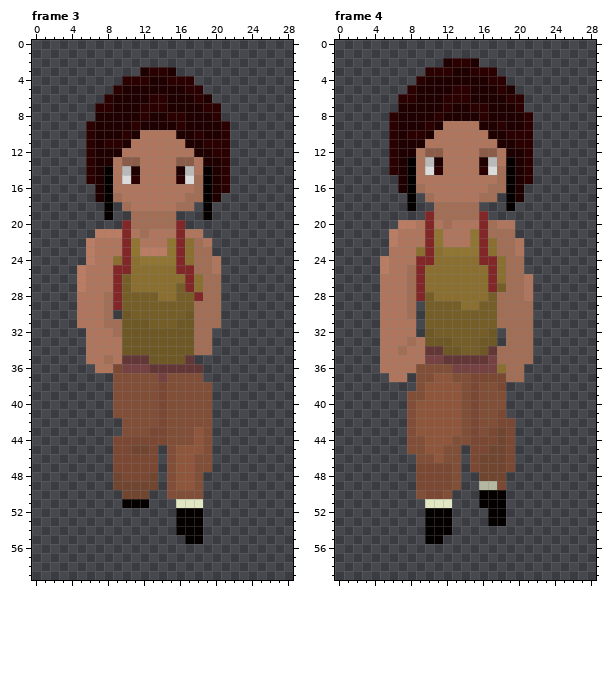
One commit to this pixel-art file: Source/Character Walking fixed.aseprite. The picture above was drawn from the file before the commit.
29x60 pixels, 48 frames. Colours within 5 levels of each other are drawn and written as one. Shown: frame 3, frame 4. The commit also changed other frames, which this record leaves out.
New version:
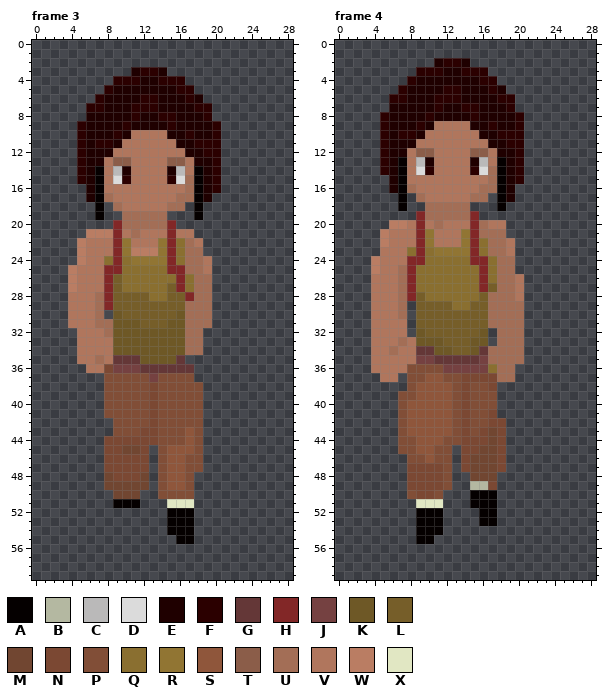
Palette (. is transparent): A #050000  B #b4b8a1  C #bab9b9  D #dbdbdb  E #1f0000  F #2b0000  G #643737  H #822727  J #754141  K #6e5826  L #765e29  M #714631  N #7b4833  P #814e37  Q #8a6f30  R #917533  S #8f563b  T #8b5d49  U #a36e56  V #b0765d  W #ba7d63  X #e1e7c3
Difference:
Changed rows in their new state; - is an unchanged pixel.
Frame 3:
first column x 4:
 3 -------EF-E.------
 4 -----F--E-F--.----
 5 ----FE------F-.---
 6 ---FE---F-E--FE.--
 7 --F-E--F--E---F-.-
 8 --E----FE-F-E--F.-
 9 -FE---FE---FE---F.
10 -FE--FEV---E-FE-F.
11 -FEF-EV-----E-F--.
12 -FE--V-------E-F-.
13 -FE-VT-V---T-VE-F.
14 -FEAVCEV---ECVAEF.
15 -FEAVDFV---FDUAEF.
16 --EAV--------UAEF.
17 --EAUV------U-AE.-
18 ---A.UV----U-.A.--
19 ---A.-U----.--A.--
20 -----HU----H.-----
21 --W--HVUV--HV-.---
22 -WV--HRV--RHQUV.--
23 -WV--HRW--RHQU-.--
24 -WV-QHQR---HQU-V.-
25 WV--H-Q----H-U-V.-
26 WV--HLQ-----HQU-.-
27 WV--HLQ----LHQU-.-
28 V--UHL---Q-L-HU-.-
29 V--UHL-------U--.-
30 V--U.KL-----KU--.-
31 V--U-K--L--K-U--.-
32 -V--UK-------U-.--
33 -V---K-------U-.--
34 -V---K-------U-.--
35 -V-UVG--K---G.----
36 --V-NJ--G-----.---
37 ----P----JP---.---
38 ----P----NP----.--
39 ----P----NP----.--
40 ----P----NP----.--
41 ----P----NP----.--
42 -----P---NP----.--
43 -----P--N-P--SP.--
44 ----N-----P--SP.--
45 ----N-M-N.PS--P.--
46 ----N----.PS-P-.--
47 ----N----.PS-P-.--
48 ----MN--M.PS-P.---
49 ----M----.PS-P.---
50 -----M--.-P---.---
51 -----A--.--X--.---
52 -----------A--.---
53 -----------A--.---
54 -----------A--.---
55 ------------A-.---
Frame 4:
first column x 4:
 2 -------EF-E.------
 3 -----F--E-F--.----
 4 ----FE------F-.---
 5 ---FE---F-E--FE.--
 6 --F-E--F--E---F-.-
 7 --E----FE-F-E--F.-
 8 -FE---FE---FE---F.
 9 -FE--FEV---E-FE-F.
10 -FEF-EV-----E-F--.
11 -FE--V-------E-F-.
12 -FE-VT-V---T-VE-F.
13 -FEAVCEV---ECVAEF.
14 -FEAVDFV---FDUAEF.
15 --EAV--------UAEF.
16 --EAUV------U-AE.-
17 ---A.UV----U-.AE.-
18 ---A.-U----.--A.--
19 -----HU----H.-----
20 --W-VHVUV--HUV-.--
21 -WV--HRV--RHU--.--
22 -WV--HRV--RHQU-V.-
23 -V--QHQR---HQU-V.-
24 WV--H-Q----H-QU-.-
25 WV-UHQ------HQU-.-
26 V--UHQ------HQU-V.
27 V--UHQ------HLU-V.
28 V--UHLQ-----LU--V.
29 V--U.L---Q-L-U---.
30 V--U.L-------U---.
31 V---.L-------U---.
32 V---.KL-----K.U--.
33 V--UVK--L--K-.U--.
34 V-UV-G-K-L-KGU---.
35 V----J-G----JU---.
36 V---P---J----QU-.-
37 -V-.P-S-P-N---U-.-
38 ----PS---PNP-N.---
39 ---P-S---PNP--.---
40 ---PS----PNP--.---
41 ---PS----PNP-N.---
42 ---PS----PNP-N-.--
43 ---PS----PNPNMN.--
44 ---P-S--P-N--MN.--
45 ---P-S-P-.N-M-N.--
46 ----P-SP-.NM--N.--
47 ----N---P.NM--N.--
48 ----N---P.-M--.---
49 ----N---P.-B-N.---
50 ----PN-P.--A--.---
51 -----X--.--A--.---
52 -----A--.---A-.---
53 -----A--.---A-.---
54 -----A--.---------
55 -----A-.----------
